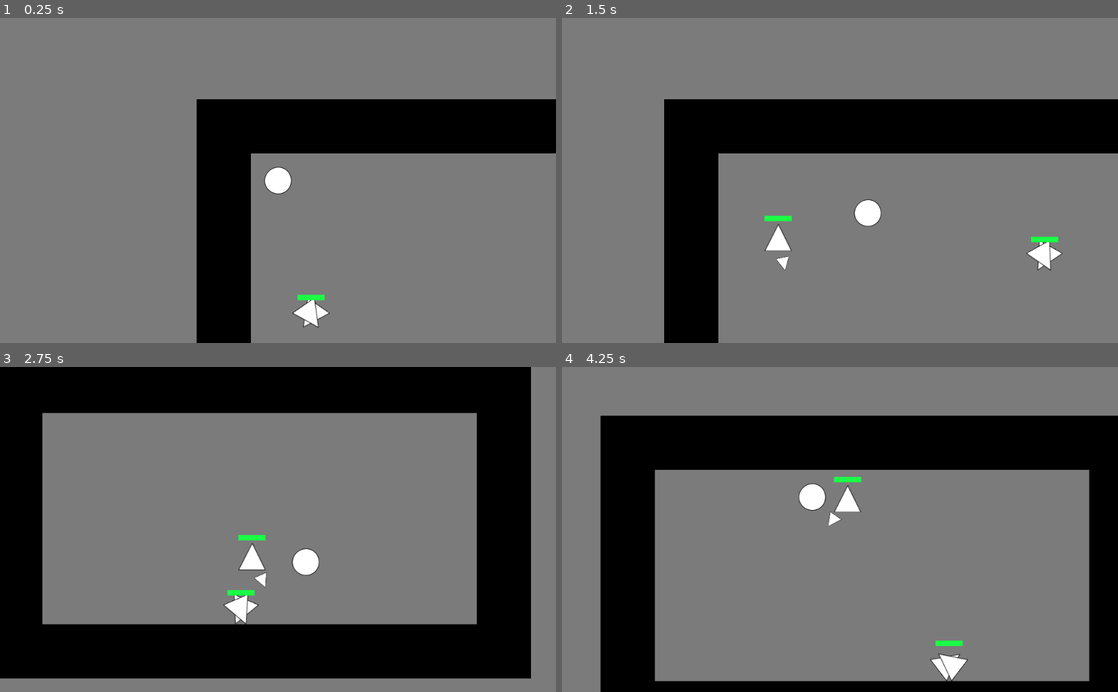
Above: before the commit, frames 1-4 (two rows, left to right).
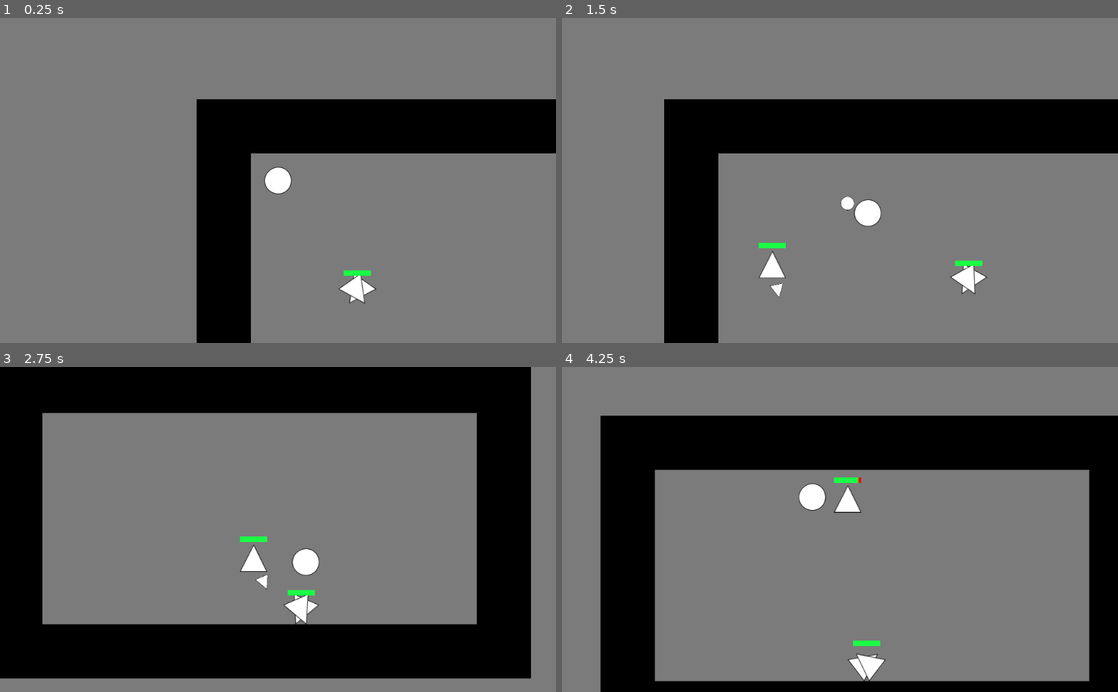
Above: after the commit, the same moments.

Repository: ComradeSparklePony/Slay-the-Triangles
Game: Godot game, scene res://town.tscn
Two runs of this game, one before a commit and one after it. Both use one fixed random seed, a clock stepped at 60 frames per second and the inputs below. The project has no main scene, so this scene is started directly.
Inputs (mouse positions are in pixels of both pictures, inside the frame that each line leads up to):
- Up to frame 1 (0.25 s): no input
- Up to frame 2 (1.5 s): move the mouse to (962, 164) at 0.52 s; hold Right (ui_right) 0.53-1.28 s; click (962, 164) at 0.67 s; move the mouse to (728, 196) at 1.27 s; hold Down (ui_down) from 1.28 s (still down); click (728, 196) at 1.42 s
- Up to frame 3 (2.75 s): move the mouse to (333, 458) at 2.02 s; release Down (ui_down) at 2.03 s; hold Right (ui_right) from 2.03 s (still down); click (333, 458) at 2.17 s
- Up to frame 4 (4.25 s): move the mouse to (812, 594) at 2.77 s; release Right (ui_right) at 2.78 s; hold Up (ui_up) 2.78-3.53 s; click (812, 594) at 2.92 s; move the mouse to (1006, 578) at 3.52 s; hold Left (ui_left) from 3.53 s (still down); click (1006, 578) at 3.67 s

The runs differ from the first frame. In frame 1, 0.7% of the frame differs, in the area x 52-68%, y 77-96%; in frame 2, 1.4%, in the area x 35-90%, y 54-87%; in frame 3, 0.9%; in frame 4, 0.9%.

Commit message:
get autofire working properly

Diff:
--- a/enemy_spawner.gd
+++ b/enemy_spawner.gd
@@ -59,7 +59,7 @@
 func _on_Timer_timeout():
 	var player_distance
 	player_distance = position.distance_to(player.position)
-	$Timer.wait_time = player_distance / 30
+	$Timer.wait_time = player_distance / 50
 	var new_enemy = enemy.instance()
 	new_enemy.position = position
 	get_parent().add_child(new_enemy)
--- a/enemy_spawner.tscn
+++ b/enemy_spawner.tscn
@@ -27,7 +27,7 @@
 script = ExtResource( 1 )
 enemy = ExtResource( 2 )
 ROT_SPEED = 15
-SPEED = 10
+SPEED = 7
 max_hp = 30
 
 [node name="tri1" type="CollisionShape2D" parent="." index="0"]
--- a/player.gd
+++ b/player.gd
@@ -15,7 +15,7 @@
 func _process(delta):
 
 	# create projectile
-	if Input.is_mouse_button_pressed(BUTTON_LEFT) and RELOAD_TIME == 0:
+	if Input.is_mouse_button_pressed(BUTTON_LEFT) and $Timer.time_left == 0:
 		add_child(projectile.instance())
 		$Timer.start()
 
@@ -37,3 +37,6 @@
 
 	move_and_collide(Vector2(velocity.x, 0) * delta)
 	move_and_collide(Vector2(0, velocity.y) * delta)
+
+func _on_Timer_timeout():
+	pass # replace with function body
--- a/player.tscn
+++ b/player.tscn
@@ -21,7 +21,7 @@
 _sections_unfolded = [ "Collision", "collision" ]
 SPEED = 300
 attack = 5
-RELOAD_TIME = 0.2
+RELOAD_TIME = 0.15
 projectile = ExtResource( 2 )
 
 [node name="Sprite" type="Sprite" parent="." index="0"]
@@ -64,3 +64,5 @@
 wait_time = 1.0
 one_shot = true
 autostart = false
+
+[connection signal="timeout" from="Timer" to="." method="_on_Timer_timeout"]
